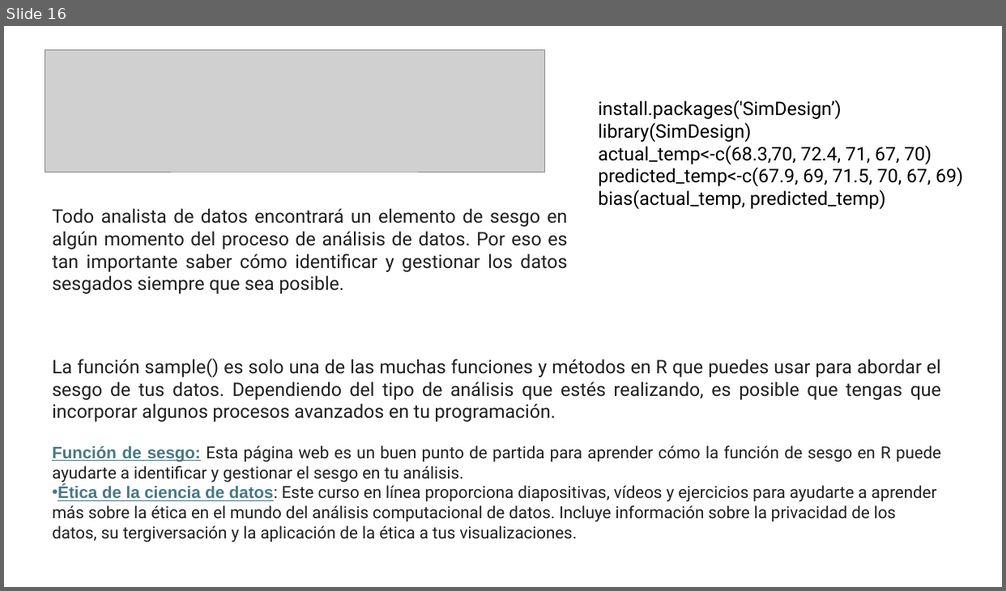
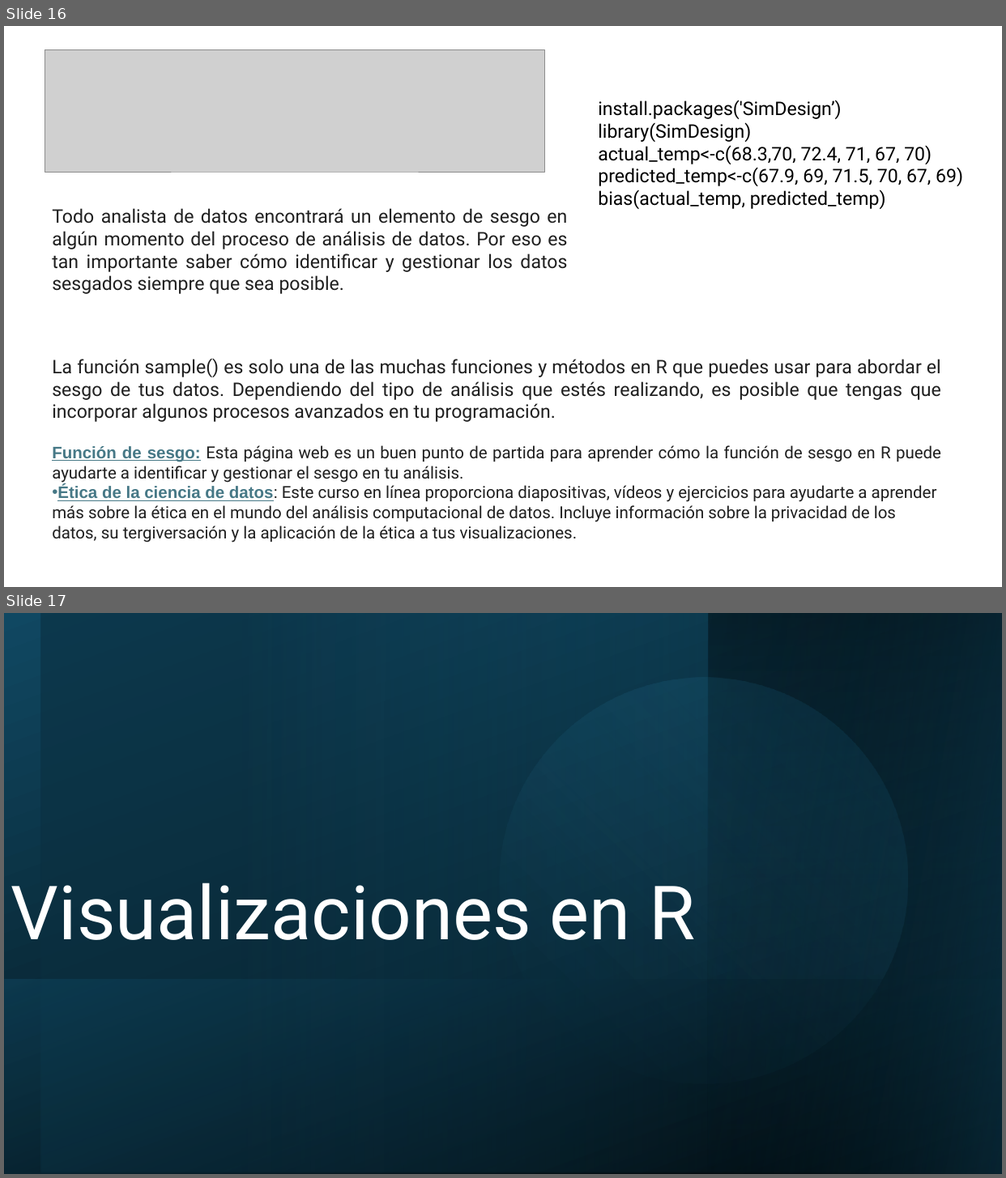
Before and after one commit to megath12/Data_Analysis_Google, a slide deck: 7_2_AnalisisD_programando_R.pptx. Shown one above the other, each under a label of ours: slide 16 before the commit, slides 16 and 17 after it. The pictures are 1006x591 and 1006x1178 pixels, drawn with LibreOffice and Linux fonts; fonts in the diff are those of the drawing; grey boxes stand for pictures. Boxes give left, top, right and bottom in pixels: in the first picture for what was removed or moved away, otherwise in the second. Text is boxed around its words. In the diff, an @@ line names an element or a change of style, - is before the commit and + after.

Commit message:
ld

```diff
--- a/7_2_AnalisisD_programando_R.pptx
+++ b/7_2_AnalisisD_programando_R.pptx
@@ slide 17 added at <box>4,613,1002,1174</box>, background #FFFFFF @@
@@ rectangle added at <box>4,613,1002,1174</box>, fill gradient #000000 to #104862 @@
@@ rectangle added at <box>41,613,1002,1173</box>, fill gradient #0B3041 to #156082 @@
@@ ellipse added at <box>453,631,955,1131</box>, fill gradient #156082 to #46B1E1 @@
@@ rectangle added at <box>708,613,1002,1174</box>, fill gradient #104862 to #000000 @@
@@ rectangle added at <box>709,613,1002,1174</box>, fill gradient #104862 to #000000 @@
@@ title added at <box>11,883,696,940</box>, 72 pt, text #FFFFFF @@
+Visualizaciones en R
@@ rectangle added at <box>5,980,1002,1174</box>, fill gradient #104862 to #000000 @@
```
Also in this commit, not shown: 1 other slide added, 1 slide removed.
